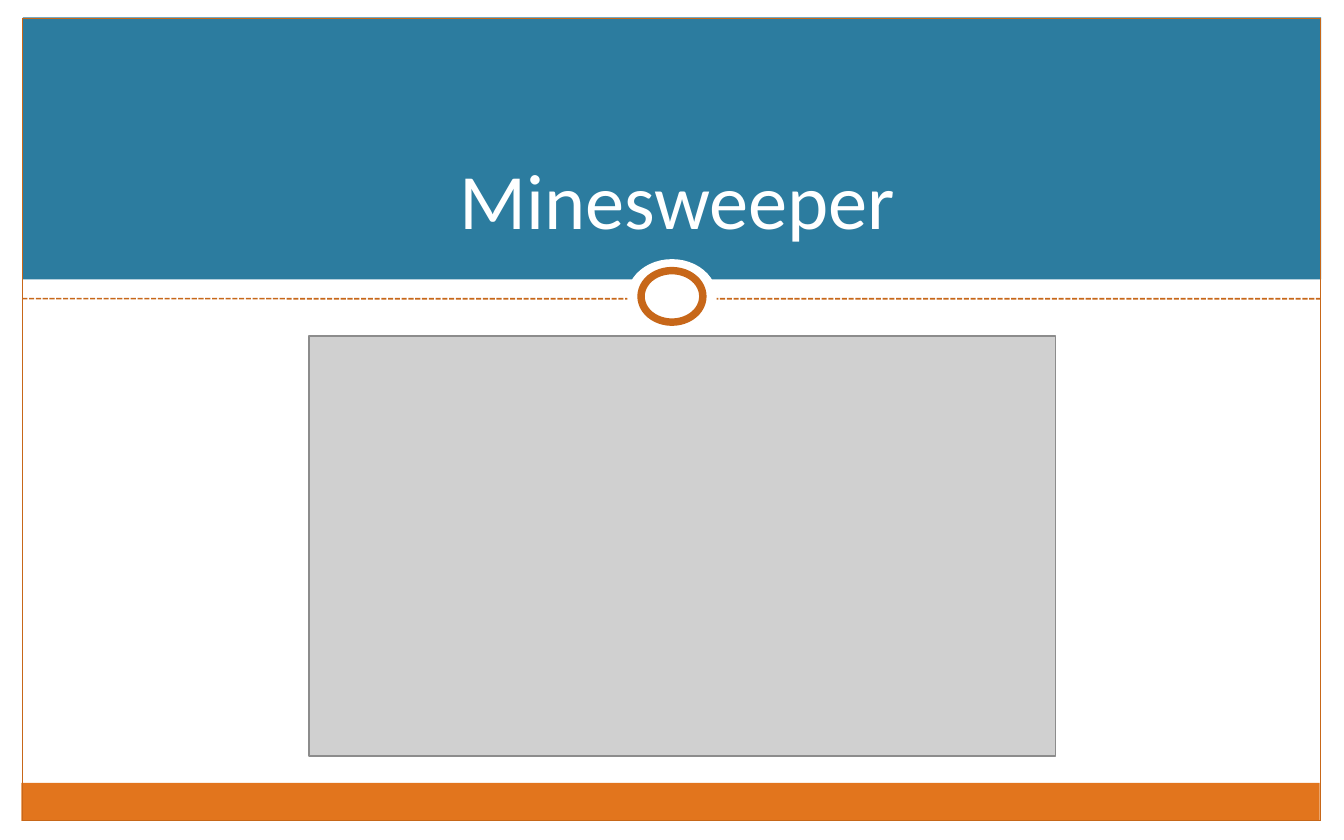
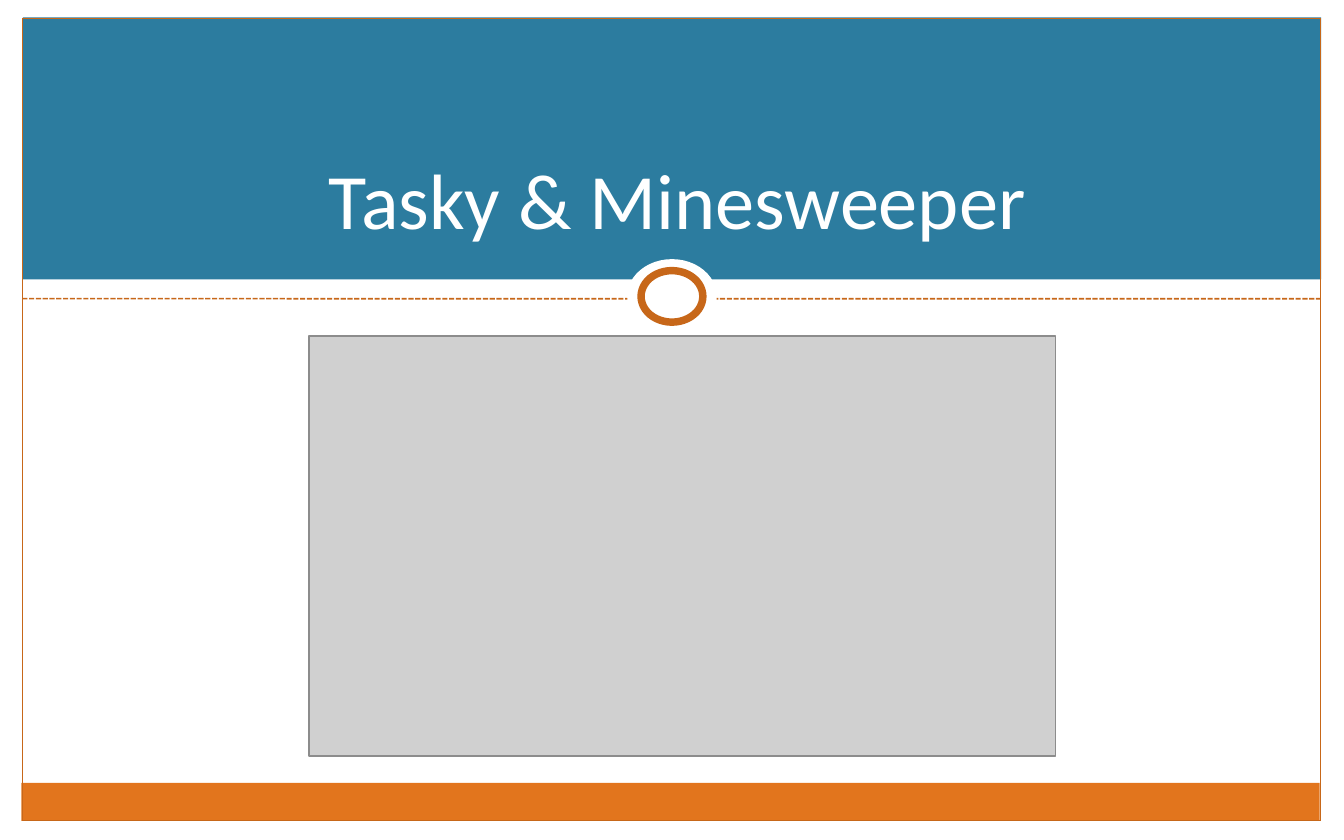
Before and after one commit to rachelblasucci/Current-Talks, a slide deck: slide 19 of Intro to Xamarin F#/F#-iOS.pptx. Drawn at 1344x840 pixels with LibreOffice and Linux fonts; fonts in the diff are those of the drawing; grey boxes stand for pictures. Boxes give left, top, right and bottom in pixels: in the first picture for what was removed or moved away, otherwise in the second. Text is boxed around its words. In the diff, an @@ line names an element or a change of style, - is before the commit and + after.

```diff
--- a/Intro to Xamarin F#/F#-iOS.pptx
+++ b/Intro to Xamarin F#/F#-iOS.pptx
@@ title at (329,174,1025,242): text changed @@
-Minesweeper
+Tasky & Minesweeper
```
Also in this commit, not shown: 2 other slides changed, 2 other files.
